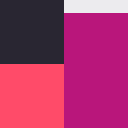
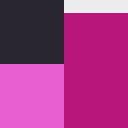
Comparing the layer stacks of the two (128, 128) images. Changes:
painted on "Calque 3" over left=0, top=64, right=64, bottom=128
